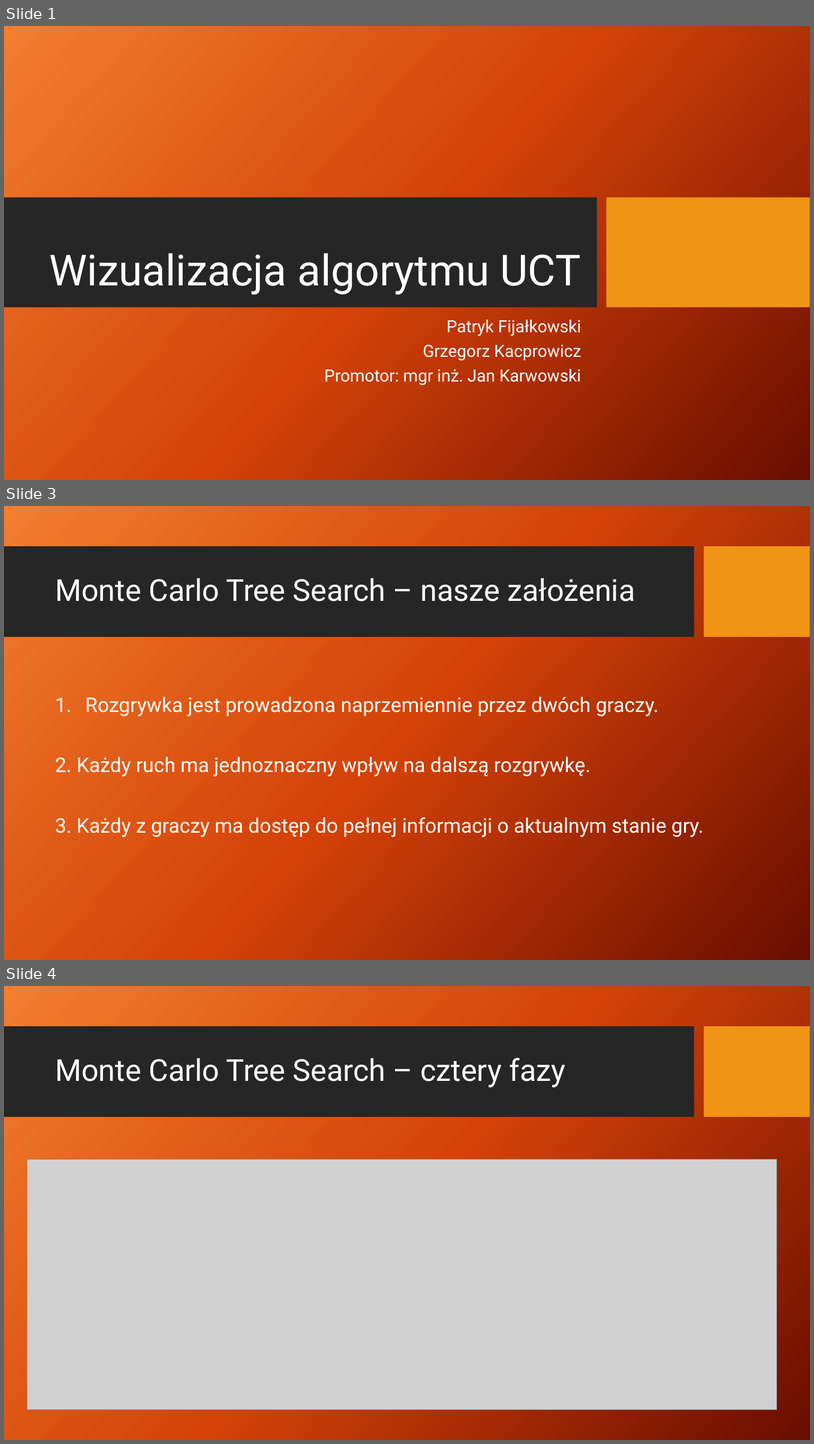
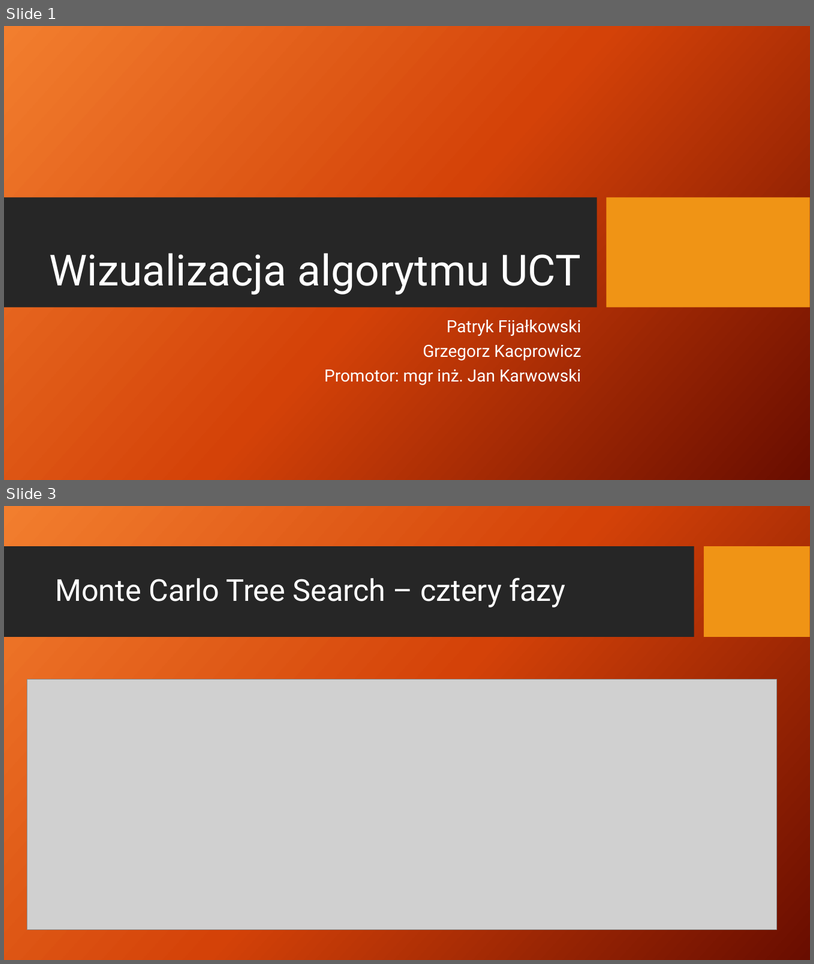
Before and after one commit to patrykf-dev/uct-visualisation-thesis, a slide deck: doc/prezentacja-02/UCT_finish_presentation.pptx. Shown one above the other, each under a label of ours: slides 1, 3 and 4 before the commit, slides 1 and 3 after it; the slides between them are not shown. The pictures are 814x1444 and 814x964 pixels, drawn with LibreOffice and Linux fonts; fonts in the diff are those of the drawing; grey boxes stand for pictures; background and template pictures are left out. Boxes give left, top, right and bottom in pixels: in the first picture for what was removed or moved away, otherwise in the second. Text is boxed around its words. In the diff, an @@ line names an element or a change of style, - is before the commit and + after.

```diff
--- a/doc/prezentacja-02/UCT_finish_presentation.pptx
+++ b/doc/prezentacja-02/UCT_finish_presentation.pptx
@@ slide 3 removed at (4, 506, 810, 960), background picture (left out); not listed: 2 template elements that a slide beside it also shows @@
@@ title removed at (55, 578, 635, 601) @@
-Monte Carlo Tree Search – nasze założenia
@@ text removed at (55, 696, 704, 837) @@
-1. Rozgrywka jest prowadzona naprzemiennie przez dwóch graczy.
-2. Każdy ruch ma jednoznaczny wpływ na dalszą rozgrywkę.
-3. Każdy z graczy ma dostęp do pełnej informacji o aktualnym stanie gry.
@@ what was slide 4 is now slide 3 @@
```
Also in this commit, not shown: 1 slide changed, 12 slides added, 49 other slides removed, 1 other file.
